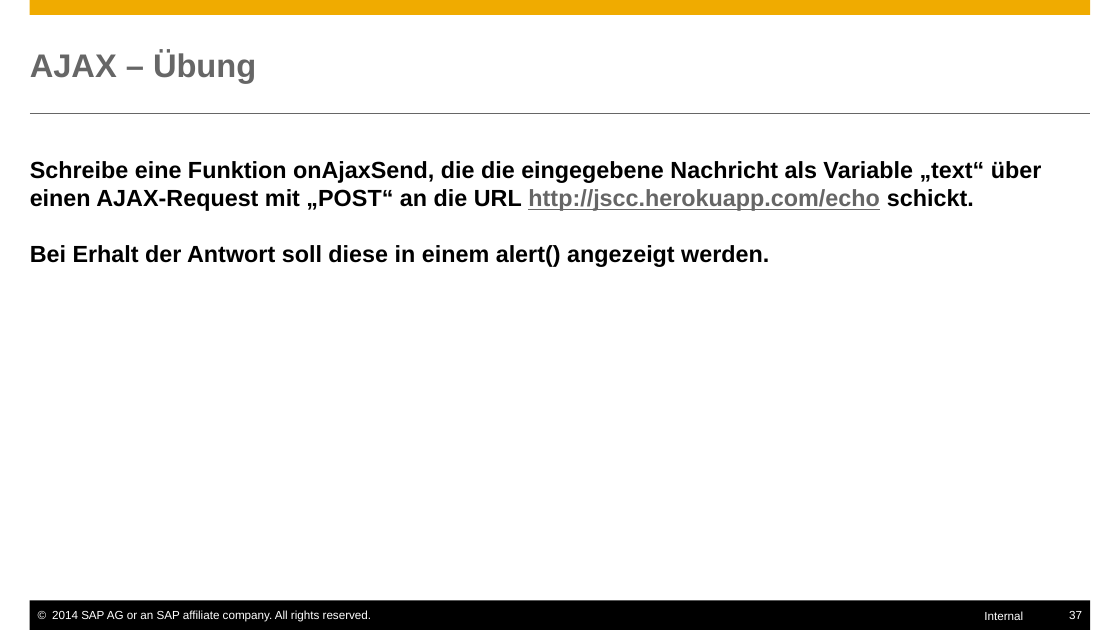
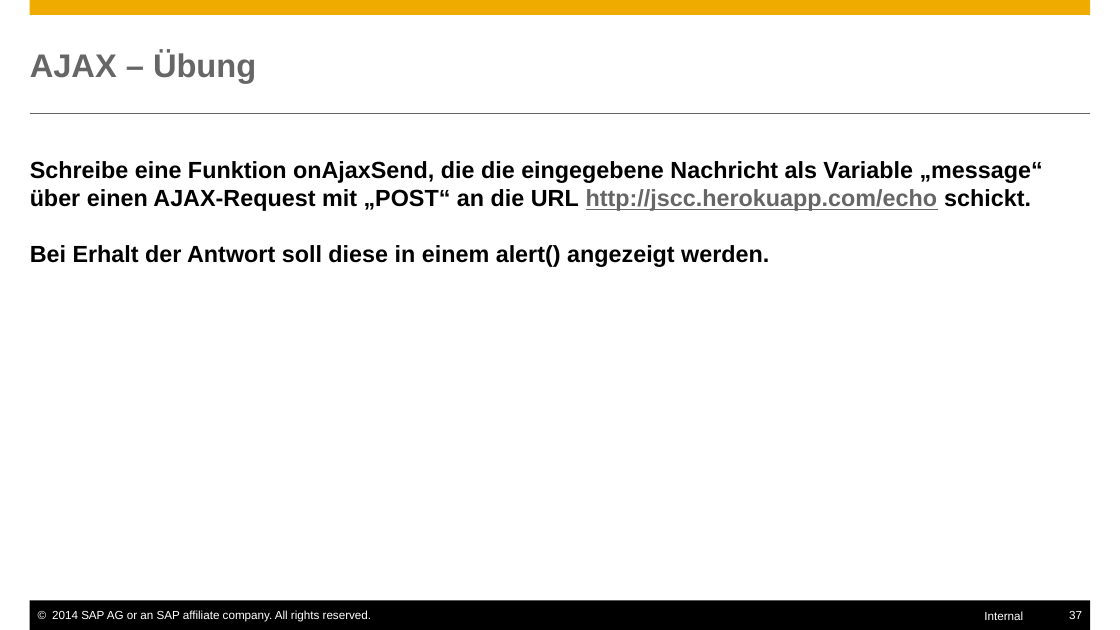
Before and after one commit to ofrendo/JSCrossCourse, a slide deck: slide 37 of JSCrosscourse.pptx. Drawn at 1120x630 pixels with LibreOffice and Linux fonts; fonts in the diff are those of the drawing. Boxes give left, top, right and bottom in pixels: in the first picture for what was removed or moved away, otherwise in the second. Text is boxed around its words. In the diff, an @@ line names an element or a change of style, - is before the commit and + after.

```diff
--- a/JSCrosscourse.pptx
+++ b/JSCrosscourse.pptx
@@ text at <box>30,161,1043,211</box>: text changed @@
-Schreibe eine Funktion onAjaxSend, die die eingegebene Nachricht als Variable „text“ über einen AJAX-Request mit „POST“ an die URL http://jscc.herokuapp.com/echo schickt.
+Schreibe eine Funktion onAjaxSend, die die eingegebene Nachricht als Variable „message“ über einen AJAX-Request mit „POST“ an die URL http://jscc.herokuapp.com/echo schickt.
```
Also in this commit, not shown: 1 other file.
